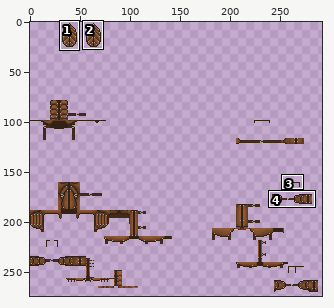
File history of a sprite sheet, src/main/resources/assets/dragonsurvival/textures/armor/leather_dragon_chestplate.png. Above: a wide view before the commit, with the close-up outlined.
Close-up. Before the commit:
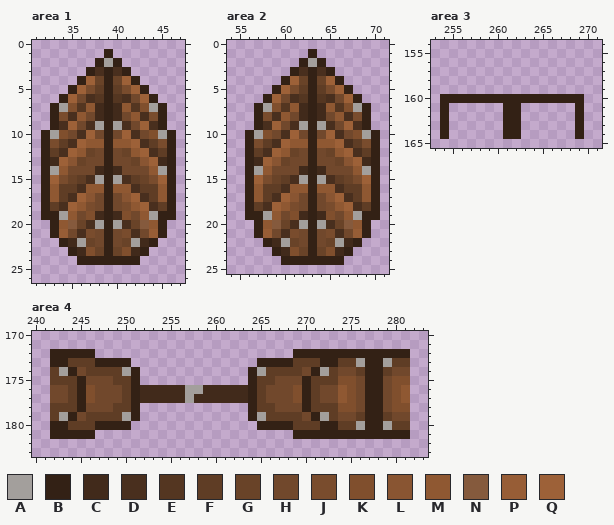
The file is 512x512 pixels. Colours within 5 levels of each other are drawn and written as one. Shown: area 1: x 31..47, y 0..26; area 2: x 54..71, y 0..25; area 3: x 253..271, y 154..165; area 4: x 240..283, y 170..183. The wide view leaves out empty margins. The commit also changed other parts of the picture, which this record leaves out.
Palette (. is transparent): A #a39f9c  B #332115  C #412a1b  D #492f1e  E #543621  F #5f3d25  G #694328  H #71482c  J #794c2d  K #804f2d  L #895532  M #8f5832  N #855a3d  P #975d36  Q #9d6138
The result:
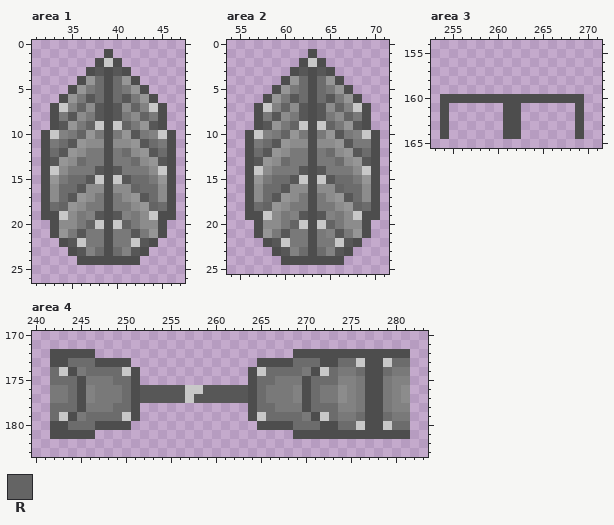
Colours new in this view: R #646464
Changes in this commit:
@@ palette @@
-A #a39f9c
+A #c8c8c8
-B #332115
+B #4d4d4d
-C #412a1b
+C #575757
-F #5f3d25
+F #6c6c6c
-H #71482c
+H #797979
-K #804f2d
+K #828282
-M #8f5832
+M #8c8c8c
-Q #9d6138
+Q #969696
--- area 1
@@ x 31..47 @@
  2 .......BAB.......
- 3 ......BDBDB......
- 4 .....BQGBGQB.....
- 5 ....BQJFBFJQB....
- 6 ...BQHDEBEDHQB...
- 7 ..BAKEMCBCMEKAB..
- 8 ..BJDMHCBCHMDJB..
- 9 ..BDQHDABADHQDB..
-10 .BAKHDQHBHQDHKAB.
-11 .BJFDQMMBMMQDFJB.
-12 .BFDQMGHBHGMQDFB.
-13 .BCQLGHHBHHGLQCB.
+ 3 ......BCBCB......
+ 4 .....BQFBFQB.....
+ 5 ....BQHFBFHQB....
+ 6 ...BQHCFBFCHQB...
+ 7 ..BAKRMCBCMRKAB..
+ 8 ..BHCMHCBCHMRHB..
+ 9 ..BCQHRABARHQCB..
+10 .BAKHRQHBHQCHKAB.
+11 .BHFCQMMBMMQCFHB.
+12 .BFCQMHHBHFMQCFB.
+13 .BCQMFHHBHHFMQCB.
 14 .BAMHHHCBCHHHMAB.
-15 .BQJGFDABADFGJQB.
-16 .BMFFDMMBMMDFFMB.
-17 .BMFDQLHBHLQDFMB.
-18 .BFDQMJHBHJMQDFB.
+15 .BQHFFCABACFFHQB.
+16 .BMFFCMMBMMRFFMB.
+17 .BMFCQMHBHMQCFMB.
+18 .BFRQMHHBHHMQRFB.
 19 .BBAMHKCBCKHMABB.
-20 ..BMNGDABADGNMB..
-21 ..BPHDJHBHJDHPB..
-22 ...BCAGHBHGACB...
-23 ....BCKGBGKCB....
+20 ..BMMHRABARHMMB..
+21 ..BQHCHHBHHCHQB..
+22 ...BCAHHBHHACB...
+23 ....BCKFBFKCB....
 24 .....BBBBBBB.....
--- area 2
@@ x 54..71 @@
  2 ........BAB.......
- 3 .......BDBDB......
- 4 ......BQGBGQB.....
- 5 .....BQJFBFJQB....
- 6 ....BQHDEBEDHQB...
- 7 ...BAKEMCBCMEKAB..
- 8 ...BJDMHCBCHMDJB..
- 9 ...BDQHDABADHQDB..
-10 ..BAKHDQHBHQDHKAB.
-11 ..BJFDQMMBMMQDFJB.
-12 ..BFDQMGHBHGMQDFB.
-13 ..BCQLGHHBHHGLQCB.
+ 3 .......BCBCB......
+ 4 ......BQFBFQB.....
+ 5 .....BQHFBFHQB....
+ 6 ....BQHCFBFCHQB...
+ 7 ...BAKRMCBCMRKAB..
+ 8 ...BHCMHCBCHMRHB..
+ 9 ...BCQHRABARHQCB..
+10 ..BAKHRQHBHQCHKAB.
+11 ..BHFCQMMBMMQCHHB.
+12 ..BFCQMHHBHFMQCFB.
+13 ..BCQMFHHBHHFMQCB.
 14 ..BAMHHHCBCHHHMAB.
-15 ..BQJGFDABADFGJQB.
-16 ..BMFFDMMBMMDFFMB.
-17 ..BMFDQLHBHLQDFMB.
-18 ..BFDQMJHBHJMQDFB.
+15 ..BQHFFCABACFFHQB.
+16 ..BMFFCMMBMMRFFMB.
+17 ..BMFCQMHBHMQCFMB.
+18 ..BFRQMHHBHHMQRFB.
 19 ..BBAMHKCBCKHMABB.
-20 ...BMNGDABADGNMB..
-21 ...BPHDJHBHJDHPB..
-22 ....BCAGHBHGACB...
-23 .....BCKGBGKCB....
+20 ...BMMHRABARHMMB..
+21 ...BQHCHHBHKCHQB..
+22 ....BCAHHBHHACB...
+23 .....BCKFBFKCB....
 24 ......BBBBBBB.....
Where, in picture pixels (left, top, right, bottom), the same in both close-ups:
changed: (41, 49, 176, 265)
changed: (245, 49, 380, 265)
changed: (440, 94, 584, 139)
changed: (50, 349, 410, 439)
